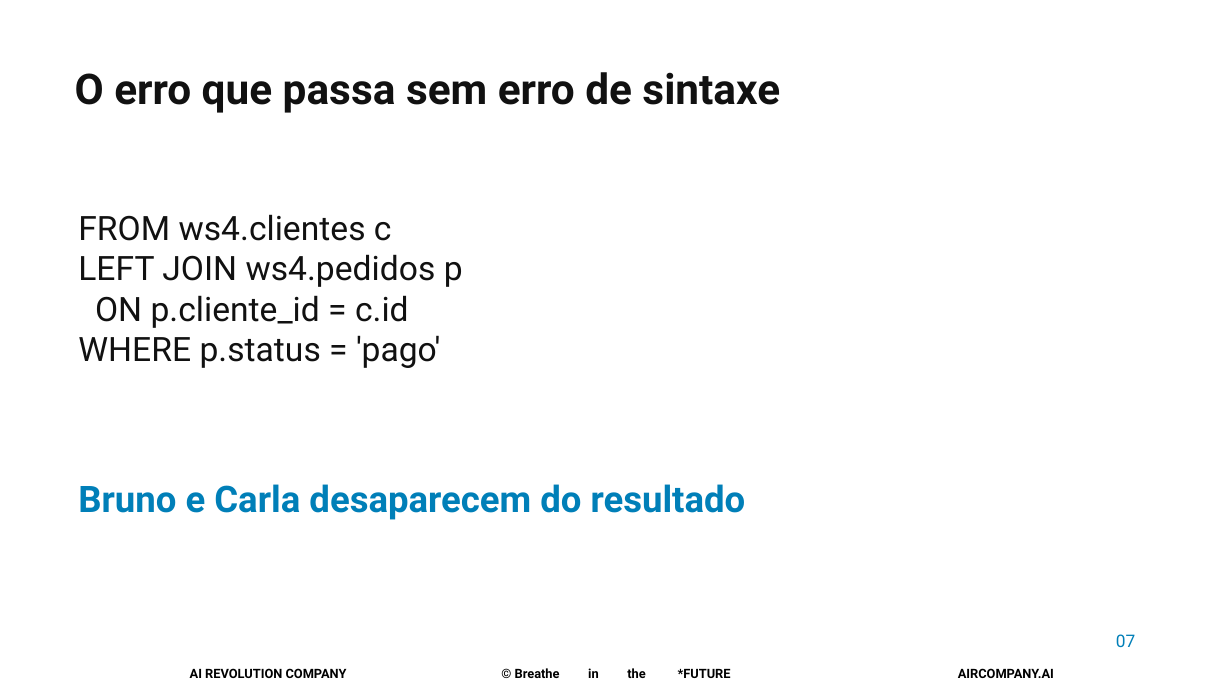
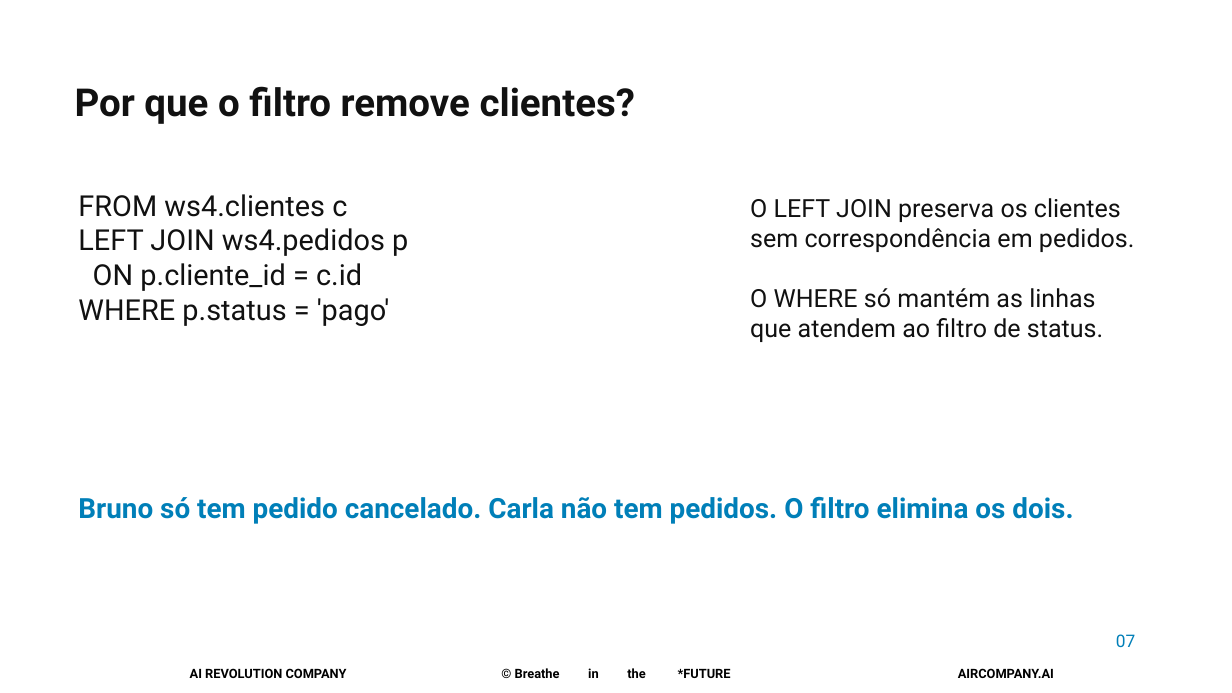
Before and after one commit to pedropalmieri/workshop4-pr-sql-ia, a slide deck: slide 7 of materiais/Workshop4-19nov2026.pptx. Drawn at 1232x693 pixels with LibreOffice and Linux fonts; fonts in the diff are those of the drawing; background and template pictures are left out. Boxes give left, top, right and bottom in pixels: in the first picture for what was removed or moved away, otherwise in the second. Text is boxed around its words. In the diff, an @@ line names an element or a change of style, - is before the commit and + after.

```diff
--- a/materiais/Workshop4-19nov2026.pptx
+++ b/materiais/Workshop4-19nov2026.pptx
@@ text removed at box(75, 72, 780, 113) @@
-O erro que passa sem erro de sintaxe
@@ text added at box(75, 86, 635, 124), 30 pt, text #111111, bold @@
+Por que o filtro remove clientes?
@@ text "FROM ws4.clientes c": place and size @@
-text "FROM ws4.clientes c" at box(78, 214, 463, 368)
+text "FROM ws4.clientes c" at box(78, 194, 408, 326)
@@ text "FROM ws4.clientes c" at box(78, 194, 408, 326): size 26.2 to 22.5 pt @@
@@ text added at box(750, 198, 1135, 342), 19.5 pt, text #111111 @@
+O LEFT JOIN preserva os clientes
+sem correspondência em pedidos.
+O WHERE só mantém as linhas
+que atendem ao filtro de status.
@@ text removed at box(78, 484, 746, 520) @@
-Bruno e Carla desaparecem do resultado
@@ text added at box(78, 497, 1073, 524), 21.8 pt, text #007FB8, bold @@
+Bruno só tem pedido cancelado. Carla não tem pedidos. O filtro elimina os dois.
```
Also in this commit, not shown: 6 other slides changed, 7 slides added, 7 slides removed.
